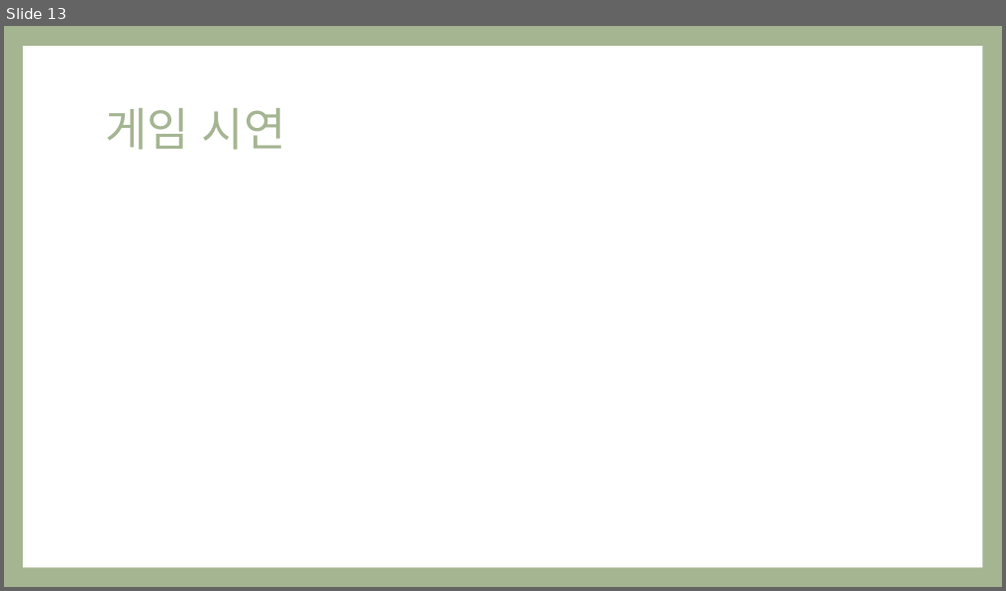
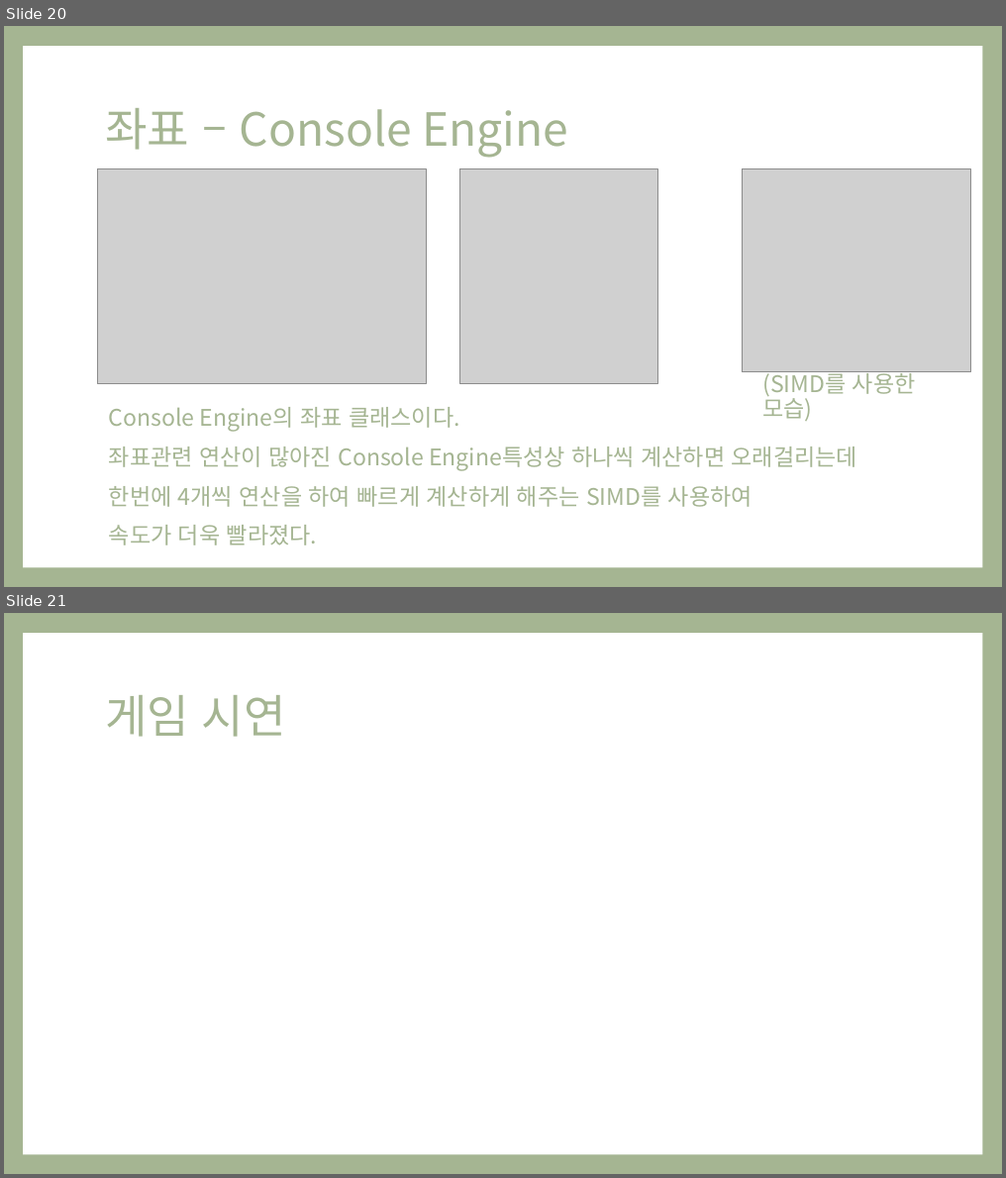
Before and after one commit to Ozzangeo/ConsoleEngine, a slide deck: 1410_오지훈_플밍_Project_발표자료.pptx. Shown one above the other, each under a label of ours: slide 13 before the commit, slides 20 and 21 after it. The pictures are 1006x591 and 1006x1178 pixels, drawn with LibreOffice and Linux fonts; fonts in the diff are those of the drawing; grey boxes stand for pictures. Boxes give left, top, right and bottom in pixels: in the first picture for what was removed or moved away, otherwise in the second. Text is boxed around its words. In the diff, an @@ line names an element or a change of style, - is before the commit and + after.

```diff
--- a/1410_오지훈_플밍_Project_발표자료.pptx
+++ b/1410_오지훈_플밍_Project_발표자료.pptx
@@ slide 20 added at box(4, 26, 1002, 587), background #A5B592; not listed: 1 template element that a slide beside it also shows @@
@@ title added at box(105, 108, 568, 158), 44 pt, text #A5B592 @@
+좌표 – Console Engine
@@ picture added at box(98, 170, 426, 384) @@
@@ picture added at box(460, 170, 657, 384) @@
@@ picture added at box(742, 170, 970, 372) @@
@@ text added at box(762, 369, 916, 421), 22 pt, text #A5B592 @@
+(SIMD를 사용한 모습)
@@ text added at box(109, 407, 857, 546), 22 pt, text #A5B592 @@
+Console Engine의 좌표 클래스이다.
+좌표관련 연산이 많아진 Console Engine특성상 하나씩 계산하면 오래걸리는데
+한번에 4개씩 연산을 하여 빠르게 계산하게 해주는 SIMD를 사용하여
+속도가 더욱 빨라졌다.
@@ what was slide 13 is now slide 21 @@
```
Also in this commit, not shown: 6 slides changed, 15 other slides added, 8 slides removed, 46 other files.
